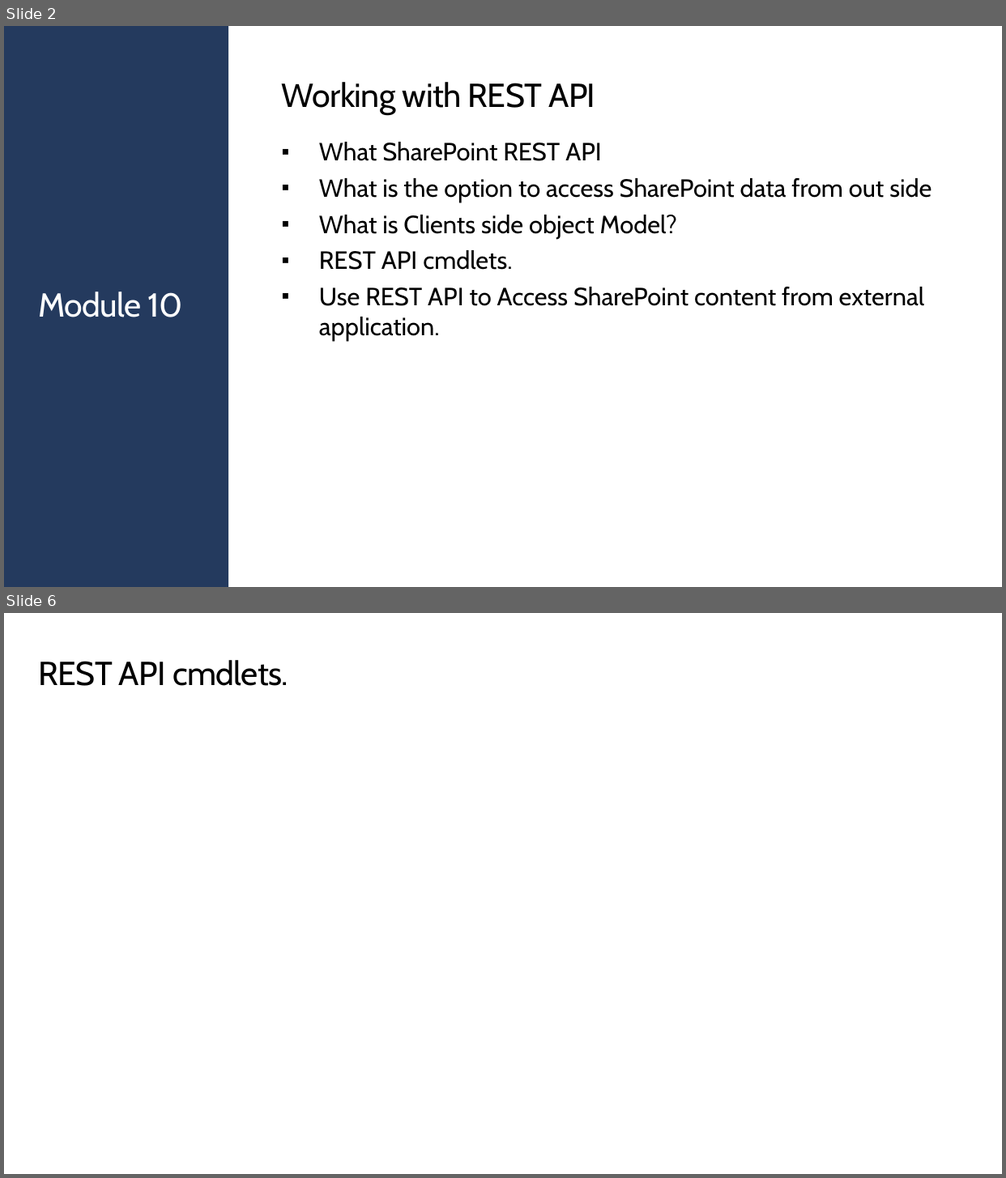
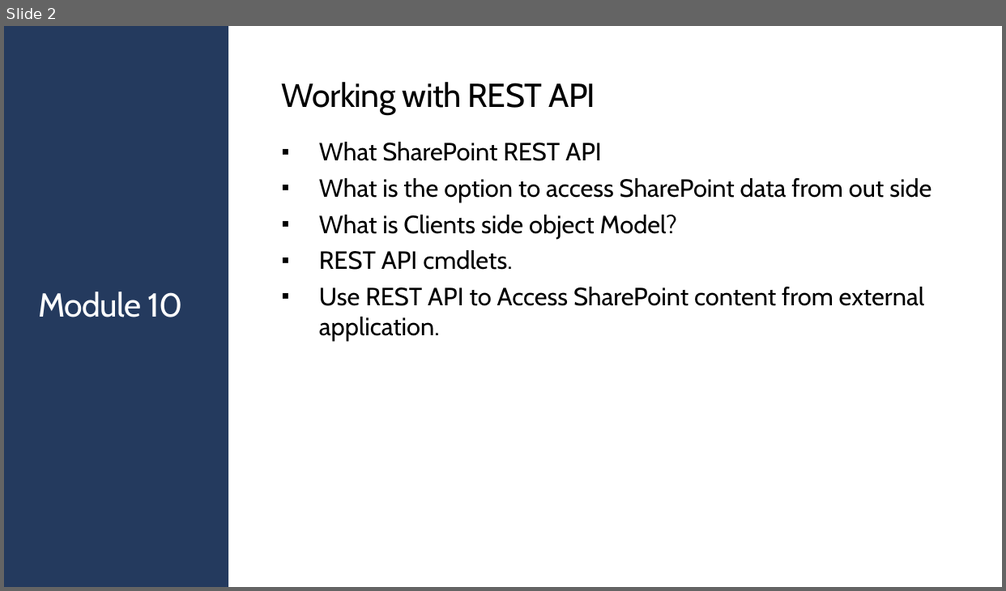
Before and after one commit to JPOWER4/SharePoint-2019-Training, a slide deck: Microsoft SharePoint 2019 Module 10.pptx. Shown one above the other, each under a label of ours: slides 2 and 6 before the commit, slide 2 after it; the slides between them are not shown. The pictures are 1006x1178 and 1006x591 pixels, drawn with LibreOffice and Linux fonts; fonts in the diff are those of the drawing. Boxes give left, top, right and bottom in pixels: in the first picture for what was removed or moved away, otherwise in the second. Text is boxed around its words. In the diff, an @@ line names an element or a change of style, - is before the commit and + after.

```diff
--- a/Microsoft SharePoint 2019 Module 10.pptx
+++ b/Microsoft SharePoint 2019 Module 10.pptx
@@ slide 6 removed at (4, 613, 1002, 1174), background #FFFFFF @@
@@ title removed at (38, 660, 288, 686) @@
-REST API cmdlets.
```
Also in this commit, not shown: 5 slides added, 4 other slides removed, 2 other files.
